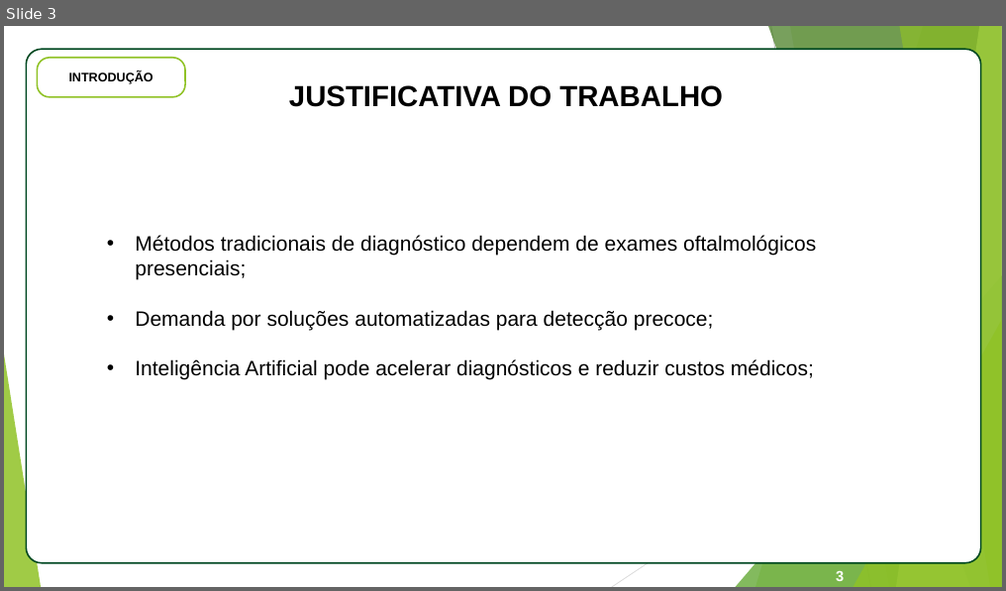
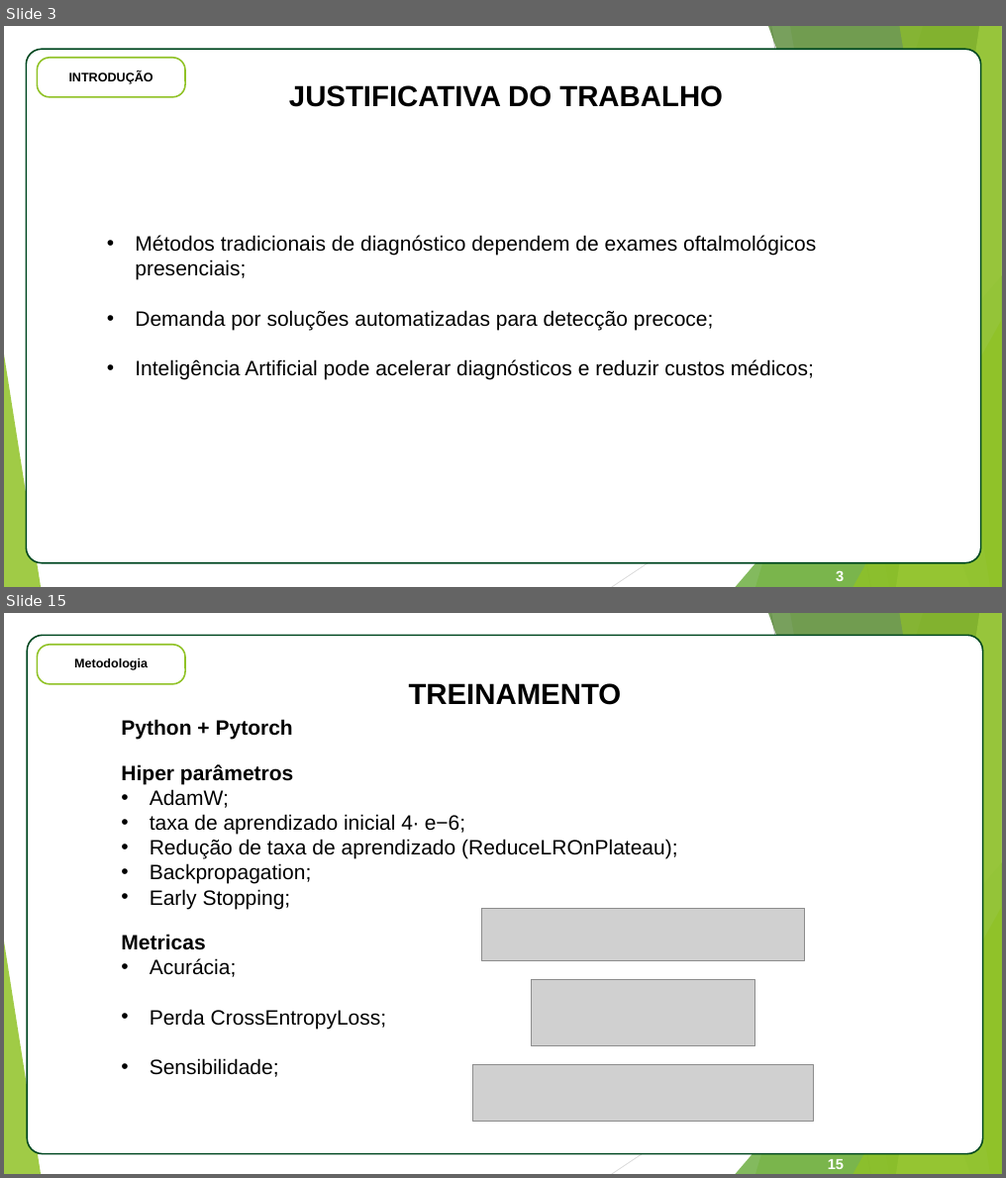
Before and after one commit to estrada-felipe/FundusDetectionTCC, a slide deck: tcc_documento/Apresentacao_TCC_Felipe_Estrada.pptx. Shown one above the other, each under a label of ours: slide 3 before the commit, slides 3 and 15 after it; the slides between them are not shown. The pictures are 1006x591 and 1006x1178 pixels, drawn with LibreOffice and Linux fonts; fonts in the diff are those of the drawing; grey boxes stand for pictures. Boxes give left, top, right and bottom in pixels: in the first picture for what was removed or moved away, otherwise in the second. Text is boxed around its words. In the diff, an @@ line names an element or a change of style, - is before the commit and + after.

```diff
--- a/tcc_documento/Apresentacao_TCC_Felipe_Estrada.pptx
+++ b/tcc_documento/Apresentacao_TCC_Felipe_Estrada.pptx
@@ slide 15 added at <box>4,613,1002,1174</box>, background #FFFFFF; not listed: 10 template elements that a slide beside it also shows @@
@@ rounded rectangle added at <box>27,635,983,1155</box>, fill #FFFFFF, outline #004821 1.5 pt, 18 pt, text #FFFFFF, bold @@
+APL
@@ rounded rectangle added at <box>37,645,185,684</box>, fill #FFFFFF, outline #90C226 1.5 pt @@
@@ text added at <box>74,659,148,670</box>, 12 pt, text #000000, bold @@
+Metodologia
@@ text added at <box>409,683,622,705</box>, 28 pt, text #000000, bold @@
+TREINAMENTO
@@ text added at <box>121,719,677,1077</box>, 20 pt, text #000000 @@
+Python + Pytorch
+Hiper parâmetros
+• AdamW;
+• taxa de aprendizado inicial 4∙ e−6;
+• Redução de taxa de aprendizado (ReduceLROnPlateau);
+• Backpropagation;
+• Early Stopping;
+Metricas
+• Acurácia;
+• Perda CrossEntropyLoss;
+• Sensibilidade;
@@ picture added at <box>481,909,805,961</box> @@
@@ picture added at <box>531,980,754,1047</box> @@
@@ picture added at <box>472,1065,813,1122</box> @@
@@ page number added at <box>828,1159,844,1169</box>, 14 pt, text #FFFFFF, bold @@
+15
```
Also in this commit, not shown: 4 slides changed, 14 other slides added, 30 slides removed, 4 other files.
